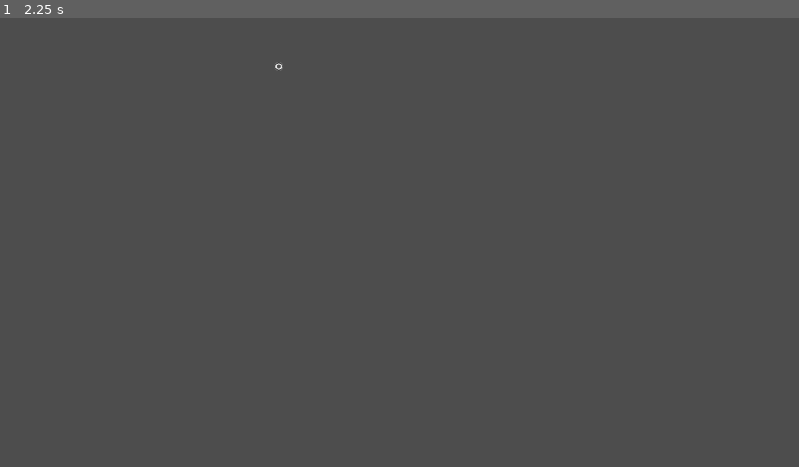
Above: before the commit, frame 1.
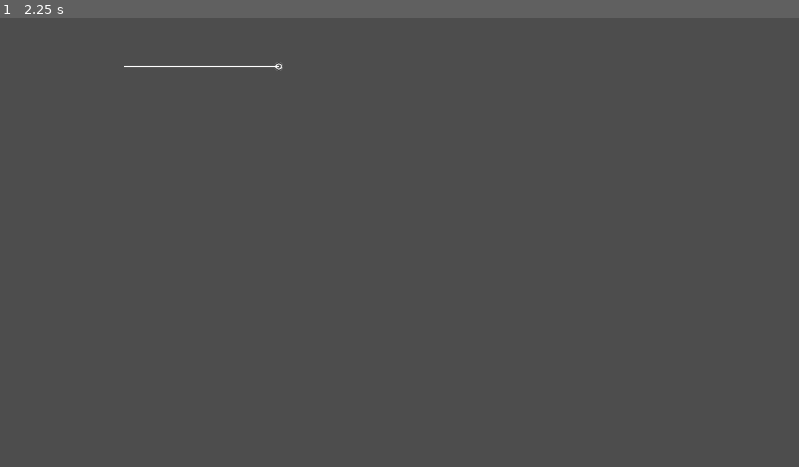
Above: after the commit, the same moment.

Repository: deanveb/Touhou-fanmade
Game: Godot game, scene res://Scene/bullet_patterns/straight_bullet.tscn
The game is run twice, just before and just after one commit, with the same random seed, the same clock (stepped at 60 frames per second) and the same inputs. The project has no main scene, so this scene is started directly.
Inputs:
- Up to frame 1 (2.25 s): tap Enter at 0.5, 2 s; tap Space at 1.25 s

The runs differ from the first frame. In frame 1, less than 0.1% of the frame differs, in the area x 15-35%, y 10-11%.

Commit message:
Added 3 bullet types
-Circling Bullet
-Teleport Bullet
-Wave Bullet

Diff:
--- /dev/null
+++ b/Scene/bullet_patterns/circling_bullet.tscn
@@ -0,0 +1,18 @@
+[gd_scene load_steps=3 format=3 uid="uid://dum3uoyn43sto"]
+
+[ext_resource type="PackedScene" uid="uid://duvqcvuhso1tw" path="res://Scene/bullet_patterns/bullet.tscn" id="1_7o0ye"]
+
+[sub_resource type="RectangleShape2D" id="RectangleShape2D_x5ke7"]
+
+[node name="Bullet" instance=ExtResource("1_7o0ye")]
+position = Vector2(185, 88)
+
+[node name="CollisionShape2D" parent="." index="0"]
+shape = SubResource("RectangleShape2D_x5ke7")
+
+[node name="ProjectilePhysicsController" parent="." index="1" node_paths=PackedStringArray("bullet", "collision")]
+bullet = NodePath("..")
+straight = true
+rotating = true
+collision = NodePath("../CollisionShape2D")
+rotate_speed = 1.0
--- a/Scene/bullet_patterns/straight_bullet.tscn
+++ b/Scene/bullet_patterns/straight_bullet.tscn
@@ -1,7 +1,8 @@
-[gd_scene load_steps=5 format=3 uid="uid://cnr5iu7g86odc"]
+[gd_scene load_steps=6 format=3 uid="uid://cnr5iu7g86odc"]
 
 [ext_resource type="PackedScene" uid="uid://duvqcvuhso1tw" path="res://Scene/bullet_patterns/bullet.tscn" id="1_eawjw"]
 [ext_resource type="Texture2D" uid="uid://w02rrv8v3rrr" path="res://Sprite/SpriteSheet/PC Computer - Touhou Chireiden Subterranean Animism - Bullets.png" id="1_rjmfo"]
+[ext_resource type="PackedScene" uid="uid://clg2y75fi5rk0" path="res://Scene/trail.tscn" id="3_cul41"]
 
 [sub_resource type="RectangleShape2D" id="RectangleShape2D_paifn"]
 size = Vector2(7, 7)
@@ -22,3 +23,6 @@
 [node name="ProjectilePhysicsController" parent="." index="1" node_paths=PackedStringArray("bullet")]
 bullet = NodePath("..")
 straight = true
+
+[node name="Trail" parent="." index="2" node_paths=PackedStringArray("parent") instance=ExtResource("3_cul41")]
+parent = NodePath("../CollisionShape2D")
--- /dev/null
+++ b/Scene/bullet_patterns/teleport_bullet.tscn
@@ -0,0 +1,21 @@
+[gd_scene load_steps=4 format=3 uid="uid://cj87rit3kctwc"]
+
+[ext_resource type="PackedScene" uid="uid://duvqcvuhso1tw" path="res://Scene/bullet_patterns/bullet.tscn" id="1_d5wao"]
+[ext_resource type="Texture2D" uid="uid://w02rrv8v3rrr" path="res://Sprite/SpriteSheet/PC Computer - Touhou Chireiden Subterranean Animism - Bullets.png" id="2_lboeb"]
+
+[sub_resource type="AtlasTexture" id="AtlasTexture_nqtl2"]
+atlas = ExtResource("2_lboeb")
+region = Rect2(302, 5, 60, 63)
+
+[node name="AppearBullet" instance=ExtResource("1_d5wao")]
+position = Vector2(507, 40)
+rotation = 1.5708
+
+[node name="Sprite2D" parent="CollisionShape2D" index="0"]
+texture = SubResource("AtlasTexture_nqtl2")
+
+[node name="ProjectilePhysicsController" parent="." index="1" node_paths=PackedStringArray("bullet", "sprite")]
+bullet = NodePath("..")
+step = true
+sprite = NodePath("../CollisionShape2D/Sprite2D")
+step_delay = 1
--- a/Scene/bullet_patterns/wave_bullet.tscn
+++ b/Scene/bullet_patterns/wave_bullet.tscn
@@ -11,7 +11,9 @@
 region = Rect2(791, 39, 14, 12)
 
 [node name="WaveBullet" instance=ExtResource("1_5esm7")]
-position = Vector2(125, 134)
+position = Vector2(245, 111)
+rotation = 0.544632
+scale = Vector2(1, 1.14)
 
 [node name="CollisionShape2D" parent="." index="0"]
 shape = SubResource("RectangleShape2D_6ye0d")
@@ -24,5 +26,5 @@
 wave = true
 straight = true
 collision = NodePath("../CollisionShape2D")
-height = 20
-duration = 1.5
+rotate_to = 60.0
+duration = 1.0
--- a/Scene/trail.tscn
+++ b/Scene/trail.tscn
@@ -3,7 +3,5 @@
 [ext_resource type="Script" path="res://Script/trail.gd" id="1_rurh2"]
 
 [node name="Trail" type="Line2D"]
-position = Vector2(-39.499, 287)
-rotation = -1.5708
-scale = Vector2(0.5, 0.5)
+width = 2.0
 script = ExtResource("1_rurh2")
--- a/Script/ProjectilePhysicsController.gd
+++ b/Script/ProjectilePhysicsController.gd
@@ -3,27 +3,53 @@
 @export_category("Target")
 ## The actual bullet (with CharacterBody2D data type)
 @export var bullet : CharacterBody2D
-@export_category("types")
+@export_category("Modes")
 @export var wave : bool
 @export var straight : bool
+@export var rotating : bool
+@export var step : bool
 @export_category("Straight")
 @export var speed : int
+@export var radius : float
 @export_category("Wave")
 ## The bullet's collision
 @export var collision : CollisionShape2D
-@export var height : int
+## In degree
+@export var rotate_to : float
 @export var duration : float
+@export_category("Rotate")
+## In degree
+@export var rotate_speed : float
+@export_category("Step")
+@export var sprite : Sprite2D
+@export var gap : int
+@export var step_delay : int
 
 func _ready() -> void:
 	if wave:
+		collision.position.x = radius
 		var tween : Tween = create_tween().set_loops()
 		#Collision original rotation is right so its side is the y axis
-		tween.tween_property(collision, "position", Vector2(0, height), duration)
-		tween.tween_property(collision, "position", Vector2(0, -height), duration)
+		tween.tween_property(bullet, "rotation_degrees", bullet.rotation + rotate_to, duration)
+		tween.tween_property(bullet, "rotation_degrees", bullet.rotation - rotate_to, duration)
+	if step:
+		var timer : Timer = Timer.new()
+		timer.autostart = true
+		timer.wait_time = step_delay
+		timer.timeout.connect(step_delay_timeout)
+		bullet.add_child.call_deferred(timer)
 
 func _process(_delta: float) -> void:
+	var directionx : float = cos(bullet.rotation)
+	var directiony : float = sin(bullet.rotation)
 	if straight:
-		var directionx : float = cos(bullet.rotation)
-		var directiony : float = sin(bullet.rotation)
 		bullet.velocity = Vector2(directionx, directiony) * speed
+	if rotating:
+		bullet.rotation += deg_to_rad(rotate_speed)
 	bullet.move_and_slide()
+
+func step_delay_timeout() -> void:
+	var directionx : float = cos(bullet.rotation)
+	var directiony : float = sin(bullet.rotation)
+	bullet.global_position += Vector2(directionx, directiony) * ((sprite.texture.get_height() * sprite.scale) / 2)
+	print(sprite.texture.get_height())
